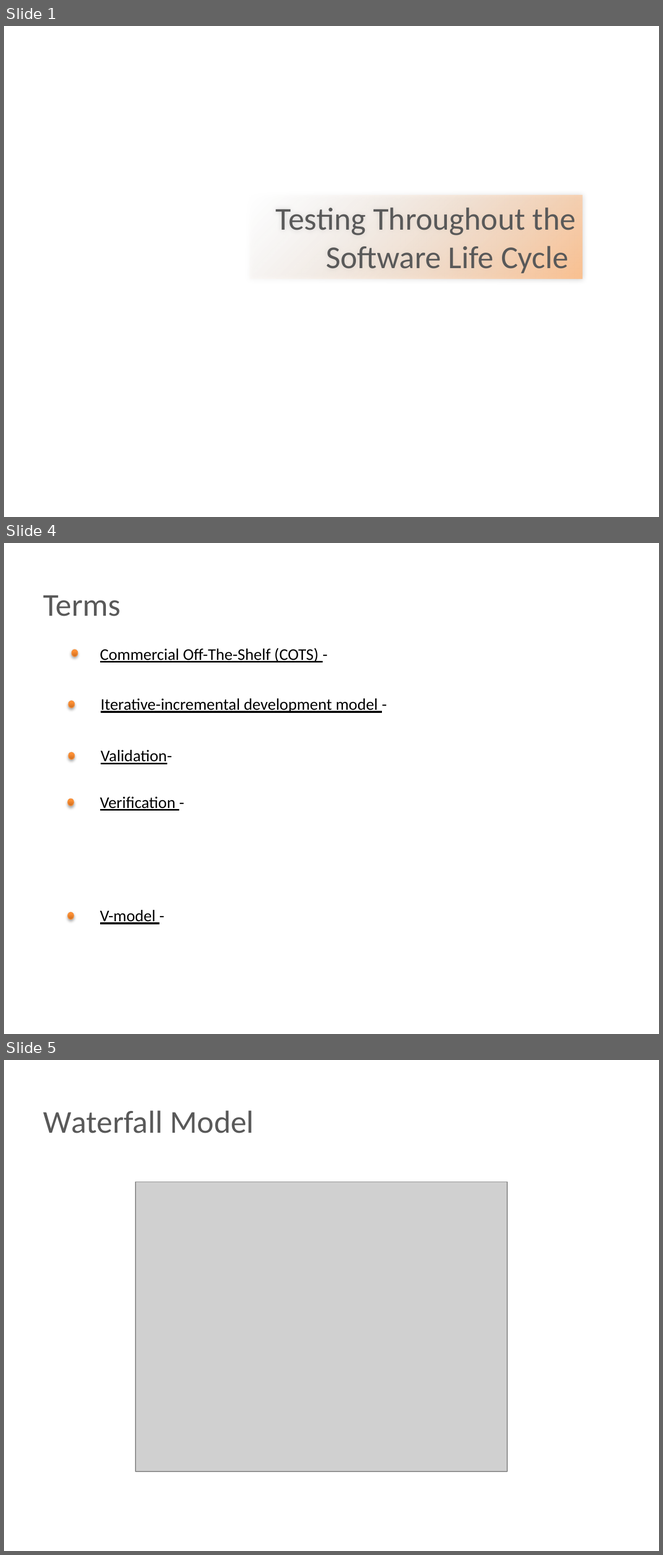
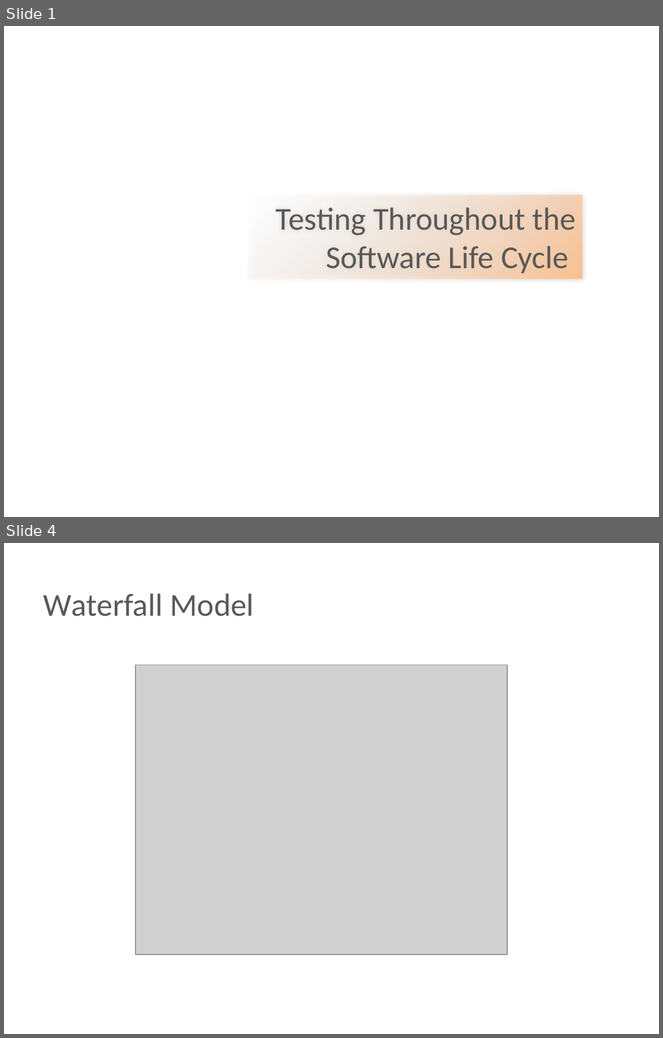
Before and after one commit to BigRacer/swtesting, a slide deck: inna/Занятие 2.pptx. Shown one above the other, each under a label of ours: slides 1, 4 and 5 before the commit, slides 1 and 4 after it; the slides between them are not shown. The pictures are 663x1555 and 663x1038 pixels, drawn with LibreOffice and Linux fonts; fonts in the diff are those of the drawing; grey boxes stand for pictures; background and template pictures are left out. Boxes give left, top, right and bottom in pixels: in the first picture for what was removed or moved away, otherwise in the second. Text is boxed around its words. In the diff, an @@ line names an element or a change of style, - is before the commit and + after.

```diff
--- a/inna/Занятие 2.pptx
+++ b/inna/Занятие 2.pptx
@@ slide 4 removed at [4, 543, 659, 1034], background picture (left out) @@
@@ text removed at [43, 595, 120, 616] @@
-Terms
@@ ellipse removed at [72, 650, 77, 657] @@
@@ text removed at [100, 648, 319, 663] @@
-Commercial Off-The-Shelf (COTS) -
@@ text removed at [101, 698, 378, 713] @@
-Iterative-incremental development model -
@@ ellipse removed at [68, 701, 74, 708] @@
@@ ellipse removed at [68, 753, 74, 760] @@
@@ text removed at [101, 750, 172, 765] @@
-Validation-
@@ ellipse removed at [67, 799, 74, 807] @@
@@ text removed at [100, 797, 176, 811] @@
-Verification -
@@ ellipse removed at [67, 913, 74, 919] @@
@@ text removed at [100, 910, 156, 925] @@
-V-model -
@@ what was slide 5 is now slide 4 @@
```
Also in this commit, not shown: 8 slides changed, 2 slides added, 2 other files.
